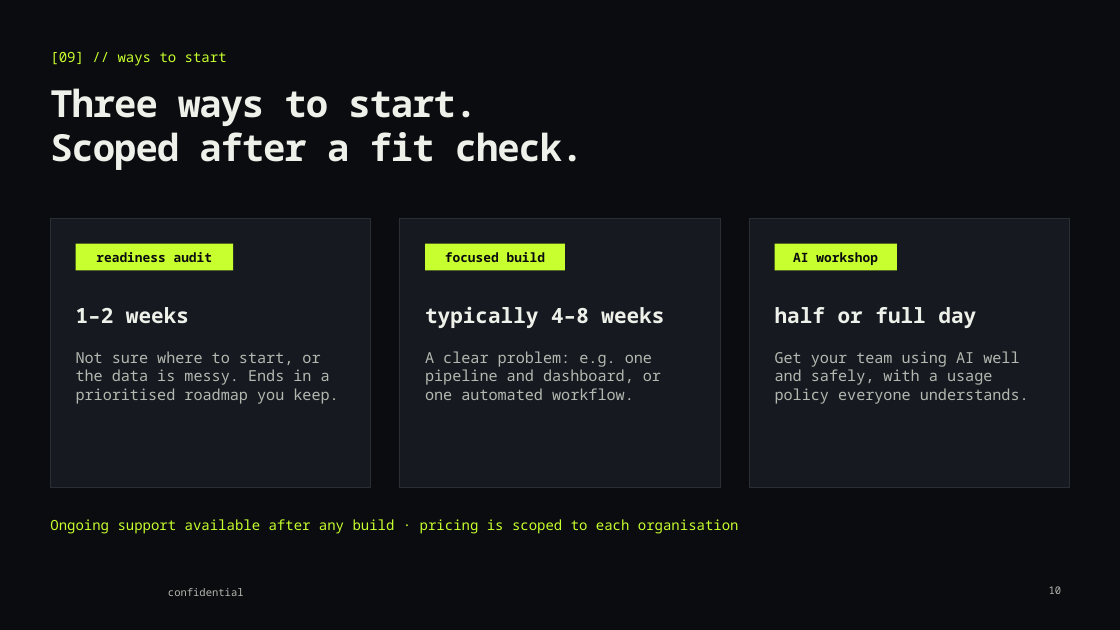
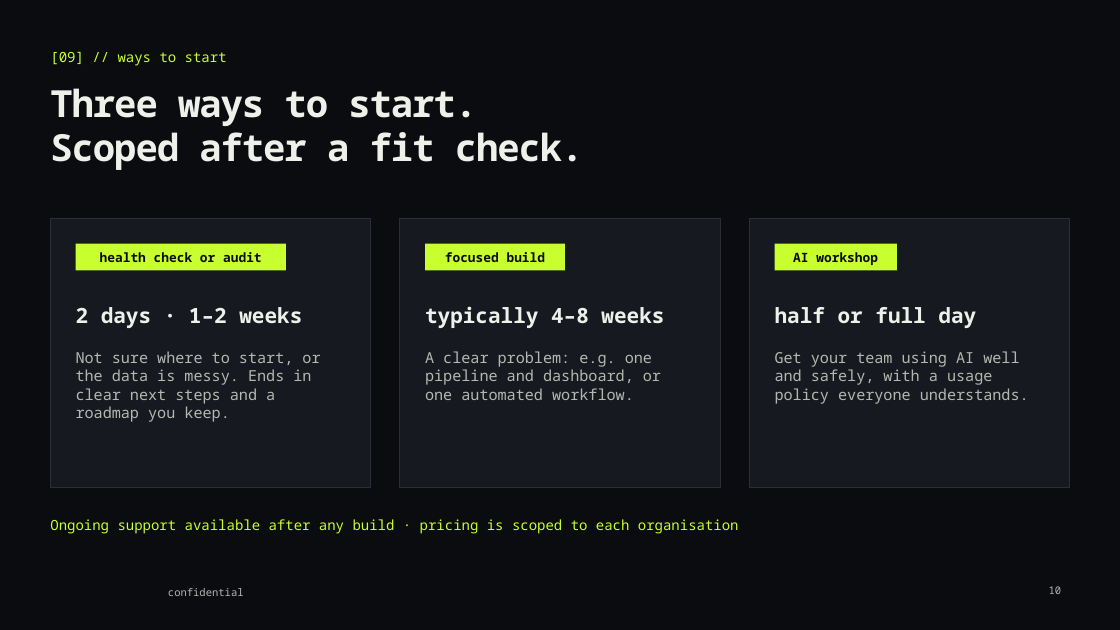
Before and after one commit to boshwazi/datawazi, a slide deck: slide 10 of sales/deck/Datawazi_Capabilities_Deck.pptx. Drawn at 1120x630 pixels with LibreOffice and Linux fonts; fonts in the diff are those of the drawing; background and template pictures are left out. Boxes give left, top, right and bottom in pixels: in the first picture for what was removed or moved away, otherwise in the second. Text is boxed around its words. In the diff, an @@ line names an element or a change of style, - is before the commit and + after.

```diff
--- a/sales/deck/Datawazi_Capabilities_Deck.pptx
+++ b/sales/deck/Datawazi_Capabilities_Deck.pptx
@@ rectangle: place and size @@
-rectangle at bbox=[76, 244, 234, 271]
+rectangle at bbox=[76, 244, 286, 271]
@@ text at bbox=[100, 252, 262, 262]: text changed @@
-readiness audit
+health check or audit
@@ text at bbox=[76, 307, 302, 328]: text changed @@
-1–2 weeks
+2 days · 1–2 weeks
@@ text at bbox=[76, 351, 320, 422]: text changed @@
-Not sure where to start, or the data is messy. Ends in a prioritised roadmap you keep.
+Not sure where to start, or the data is messy. Ends in clear next steps and a roadmap you keep.
```
Also in this commit, not shown: 2 other slides changed, 49 other files.
